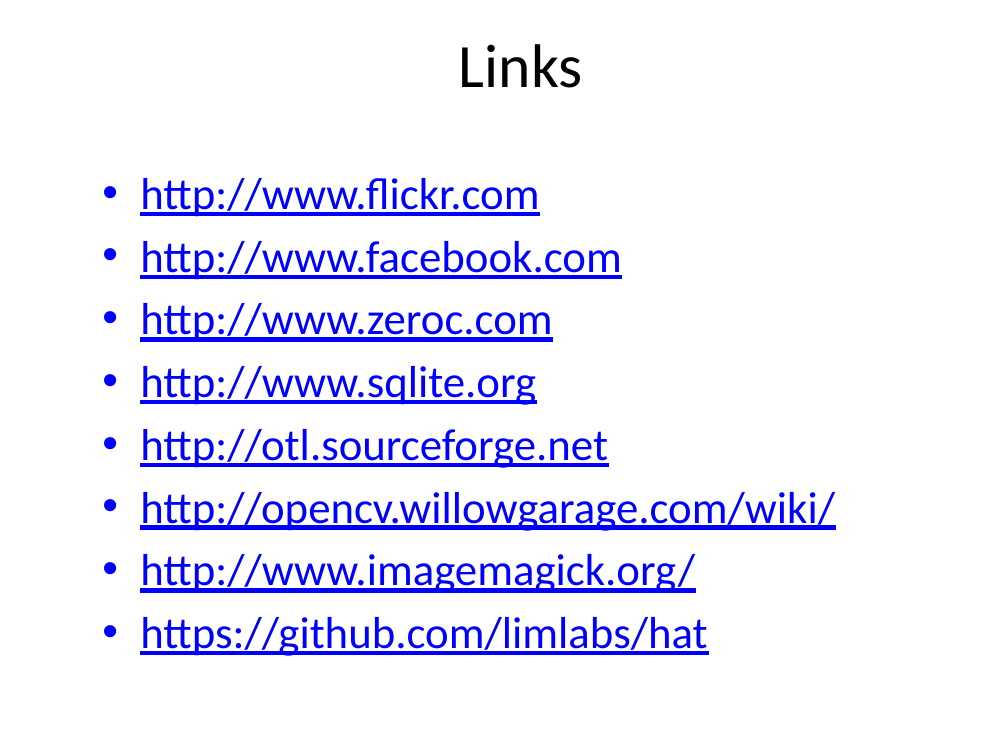
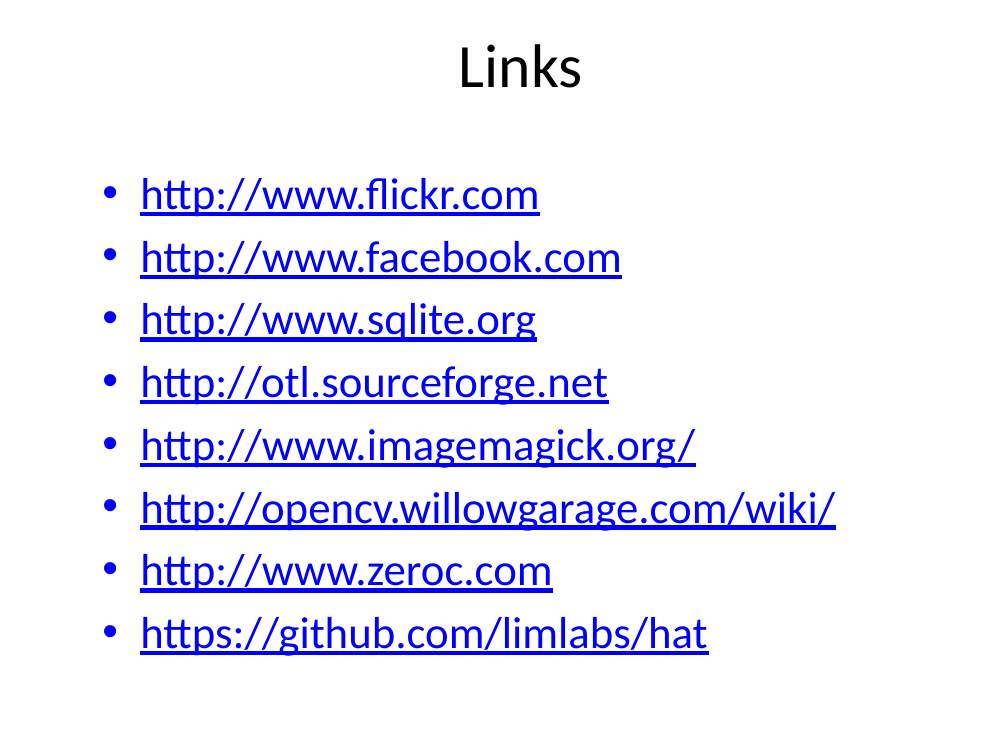
Before and after one commit to maoxuli/hat, a slide deck: slide 12 of doc/Magicians Hat - slides.pptx. Drawn at 1008x756 pixels with LibreOffice and Linux fonts; fonts in the diff are those of the drawing; background and template pictures are left out. Boxes give left, top, right and bottom in pixels: in the first picture for what was removed or moved away, otherwise in the second. Text is boxed around its words. In the diff, an @@ line names an element or a change of style, - is before the commit and + after.

```diff
--- a/doc/Magicians Hat - slides.pptx
+++ b/doc/Magicians Hat - slides.pptx
@@ text at (140, 303, 552, 342): paragraph removed @@
-• http://www.zeroc.com
@@ text at (140, 429, 695, 468): paragraph added @@
+• http://www.imagemagick.org/
@@ text at (140, 554, 552, 593): text changed @@
-• http://www.imagemagick.org/
+• http://www.zeroc.com
```
Also in this commit, not shown: 4 other slides changed, 7 other files.
